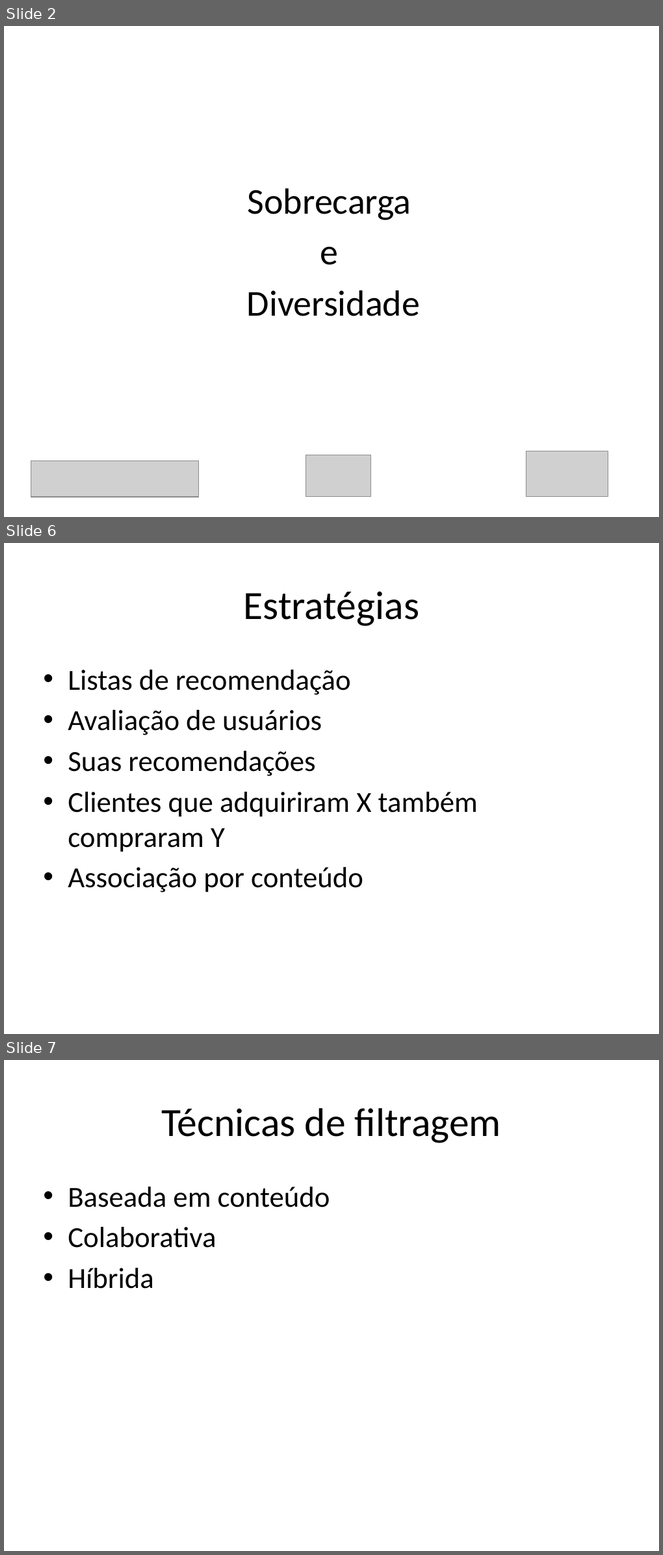
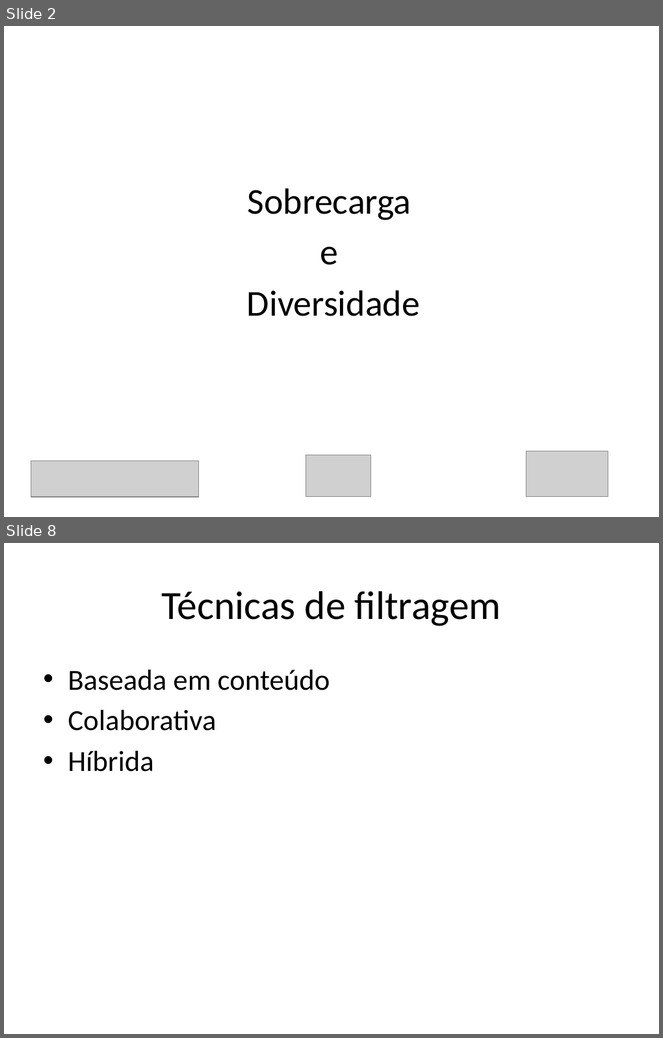
Before and after one commit to andersonberg/srsom, a slide deck: Apresentação/TCC_AndersonBerg_Apresentação_20091206_V1.pptx. Shown one above the other, each under a label of ours: slides 2, 6 and 7 before the commit, slides 2 and 8 after it; the slides between them are not shown. The pictures are 663x1555 and 663x1038 pixels, drawn with LibreOffice and Linux fonts; fonts in the diff are those of the drawing; grey boxes stand for pictures. Boxes give left, top, right and bottom in pixels: in the first picture for what was removed or moved away, otherwise in the second. Text is boxed around its words. In the diff, an @@ line names an element or a change of style, - is before the commit and + after.

```diff
--- a/Apresentação/TCC_AndersonBerg_Apresentação_20091206_V1.pptx
+++ b/Apresentação/TCC_AndersonBerg_Apresentação_20091206_V1.pptx
@@ slide 6 removed at [4, 543, 659, 1034], background #FFFFFF @@
@@ title removed at [244, 591, 420, 626] @@
-Estratégias
@@ text removed at [68, 670, 478, 893] @@
-• Listas de recomendação
-• Avaliação de usuários
-• Suas recomendações
-• Clientes que adquiriram X também compraram Y
-• Associação por conteúdo
@@ what was slide 7 is now slide 8 @@
```
Also in this commit, not shown: 9 slides changed, 2 slides added, 1 other slide removed, 1 other file.
